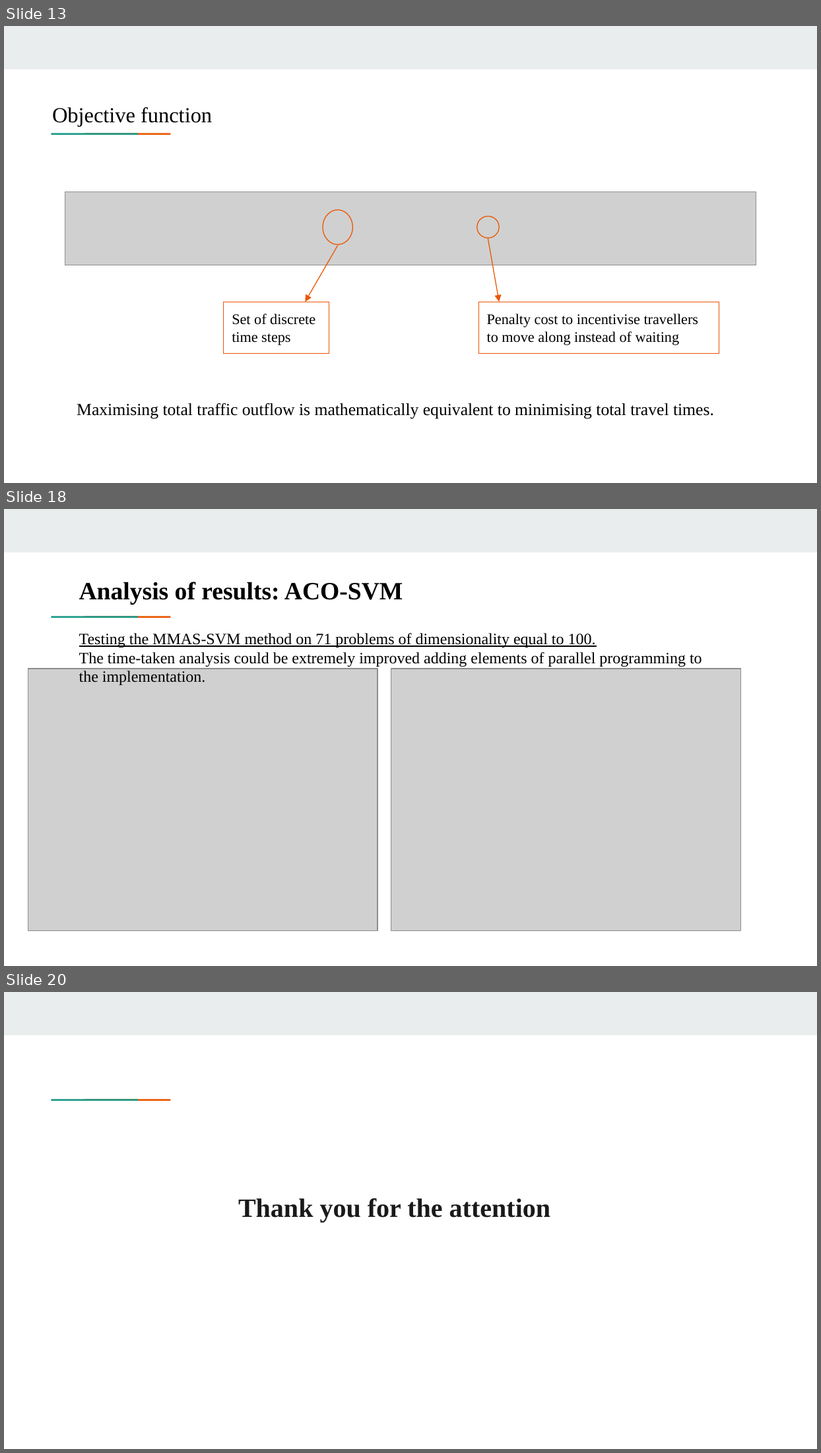
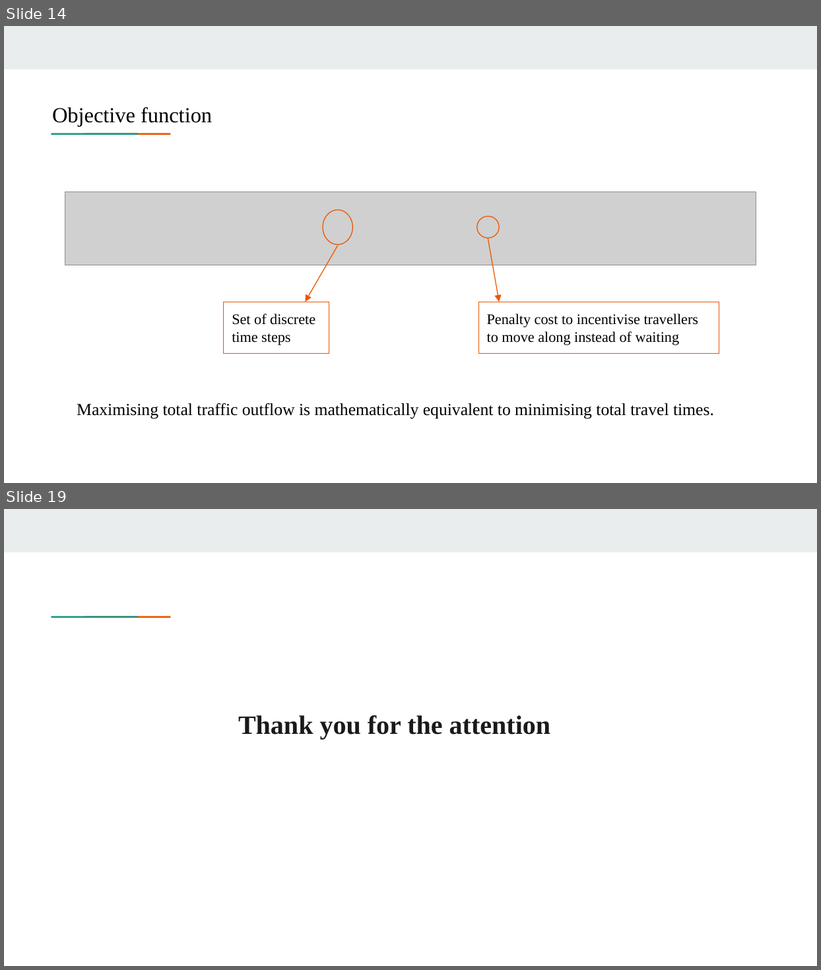
Before and after one commit to saraserafino/WirelessChargingLanes-Optimisation, a slide deck: presentation.pptx. Shown one above the other, each under a label of ours: slides 13, 18 and 20 before the commit, slides 14 and 19 after it; the slides between them are not shown. The pictures are 821x1453 and 821x970 pixels, drawn with LibreOffice and Linux fonts; fonts in the diff are those of the drawing; grey boxes stand for pictures. Boxes give left, top, right and bottom in pixels: in the first picture for what was removed or moved away, otherwise in the second. Text is boxed around its words. In the diff, an @@ line names an element or a change of style, - is before the commit and + after.

```diff
--- a/presentation.pptx
+++ b/presentation.pptx
@@ slide 18 removed at box(4, 509, 817, 966), background #FFFFFF; not listed: 3 template elements that a slide beside it also shows @@
@@ text removed at box(79, 582, 403, 605) @@
-Analysis of results: ACO-SVM
@@ text removed at box(79, 633, 702, 685) @@
-Testing the MMAS-SVM method on 71 problems of dimensionality equal to 100.
-The time-taken analysis could be extremely improved adding elements of parallel programming to the implementation.
@@ picture removed at box(28, 668, 377, 931) @@
@@ picture removed at box(391, 668, 741, 931) @@
@@ what was slide 13 is now slide 14 @@
@@ what was slide 20 is now slide 19 @@
```
Also in this commit, not shown: 4 slides changed, 3 slides added, 3 other slides removed.
